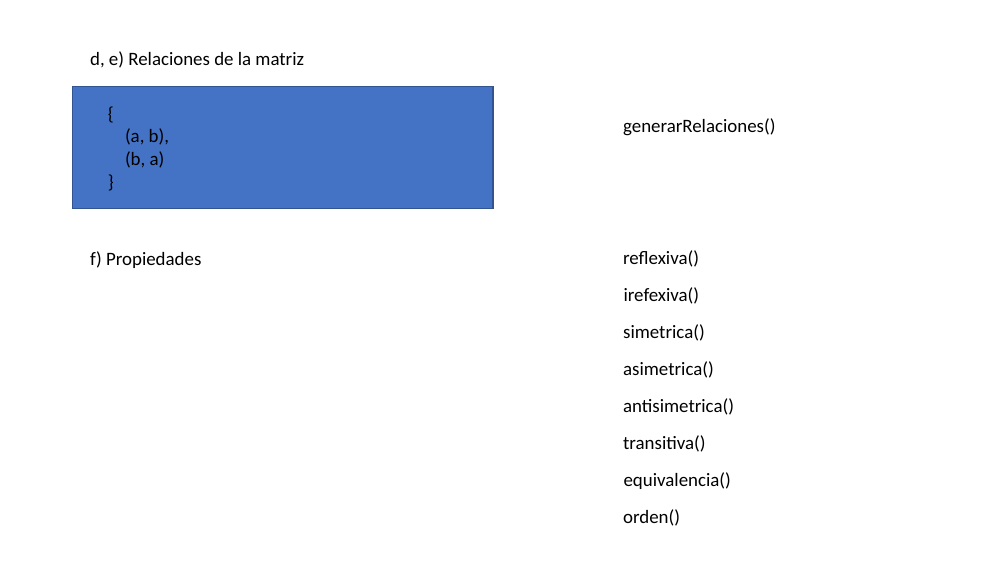
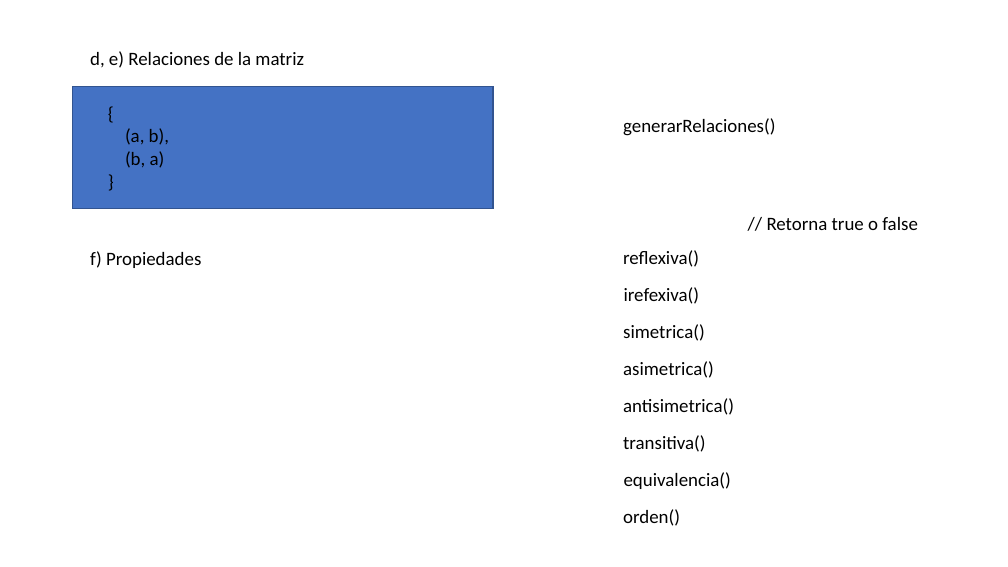
Before and after one commit to jaircely33/grafos, a slide deck: slide 2 of otros/Presentación.pptx. Drawn at 1008x567 pixels with LibreOffice and Linux fonts; fonts in the diff are those of the drawing. Boxes give left, top, right and bottom in pixels: in the first picture for what was removed or moved away, otherwise in the second. Text is boxed around its words. In the diff, an @@ line names an element or a change of style, - is before the commit and + after.

```diff
--- a/otros/Presentación.pptx
+++ b/otros/Presentación.pptx
@@ text added at (767,217,918,230), 18 pt, text #000000 @@
+// Retorna true o false
```
Also in this commit, not shown: 2 other files.
